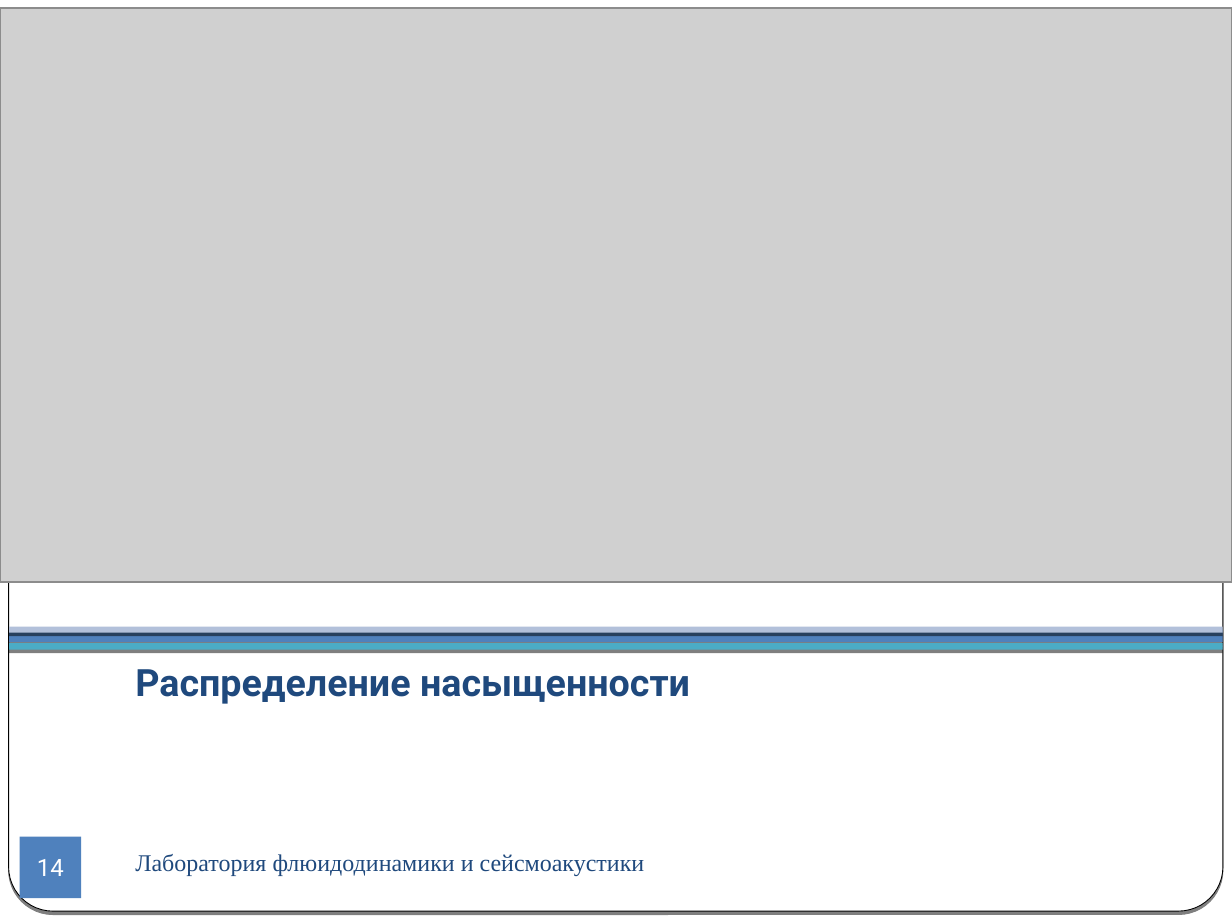
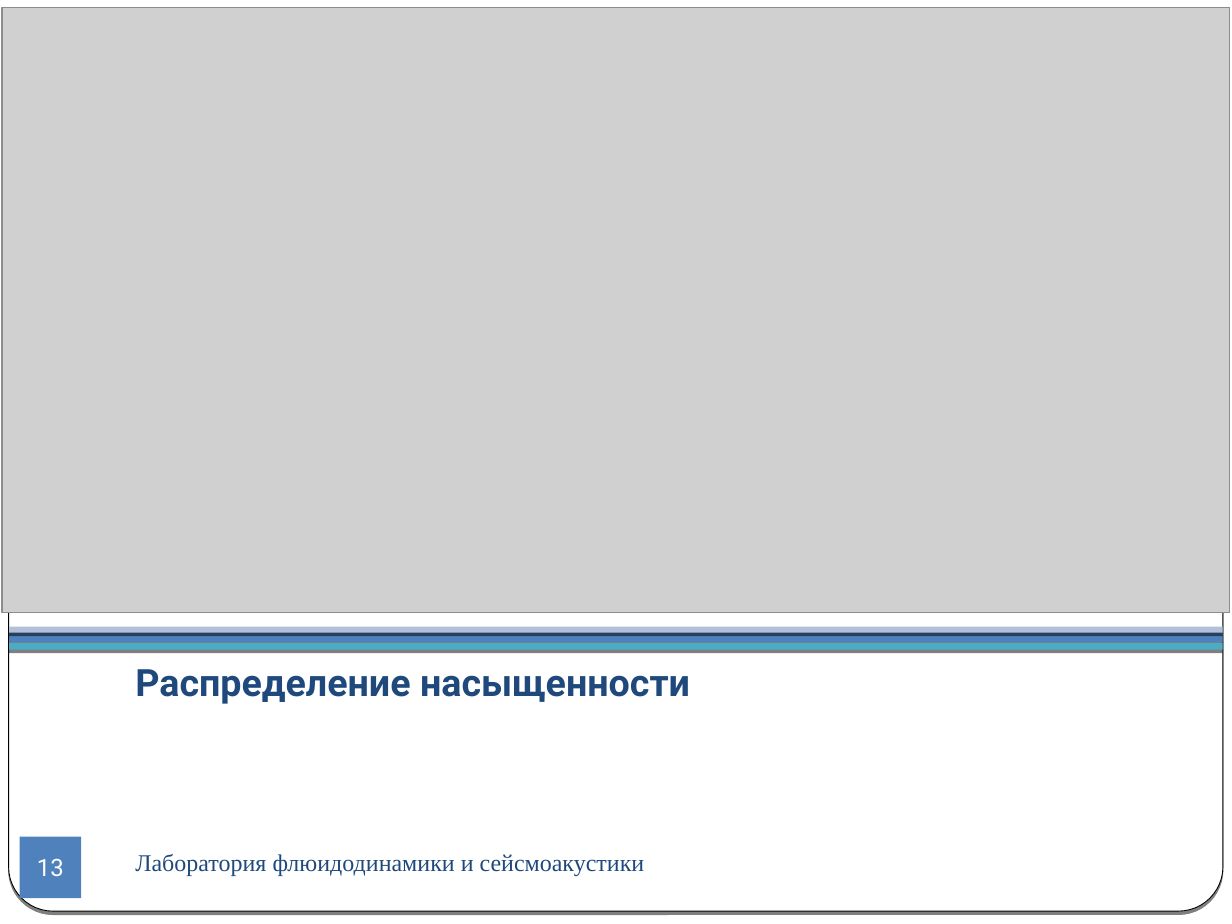
Before and after one commit to CompMathGroup/sagd, a slide deck: slide 13 of doc/Presentation.odp (slide 14 before the commit). Drawn at 1232x924 pixels with LibreOffice and Linux fonts; fonts in the diff are those of the drawing; grey boxes stand for pictures. Boxes give left, top, right and bottom in pixels: in the first picture for what was removed or moved away, otherwise in the second. Text is boxed around its words. In the diff, an @@ line names an element or a change of style, - is before the commit and + after.

```diff
--- a/doc/Presentation.odp
+++ b/doc/Presentation.odp
@@ picture: place and size @@
-picture at (0,9,1232,583)
+picture at (2,7,1230,612)
@@ page number at (37,858,64,876): text changed @@
-14
+13
```
Also in this commit, not shown: 13 other slides changed, 2 slides added, 2 other files.
